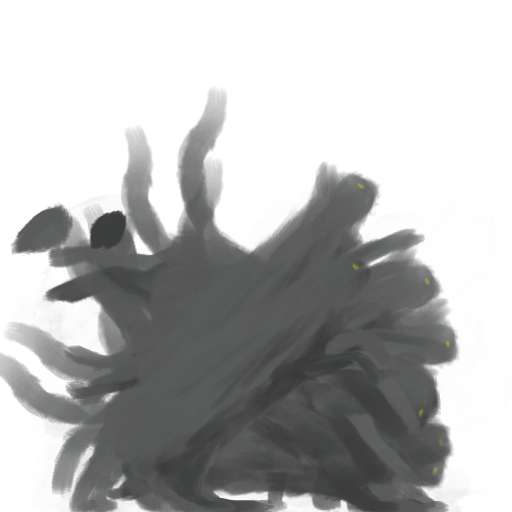
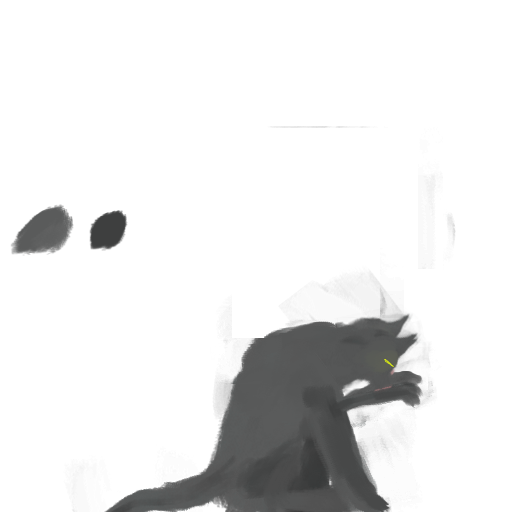
Layered file, before and after one edit (512 × 512). Changes by layer:
hid group "jump1" (1 layers) over box(0, 185, 511, 512)
hid group "jump2" (1 layers) over box(0, 121, 511, 512)
hid group "fall1" (1 layers) over box(30, 185, 511, 512)
hid group "fall2" (1 layers) over box(0, 121, 511, 512)
hid group "fall3" (1 layers) over box(0, 86, 478, 512)
hid group "land1" (1 layers) over box(0, 113, 484, 512)
hid group "land2" (1 layers) over box(0, 241, 511, 512)
hid group "walk3" (1 layers) over box(0, 183, 481, 512)
hid group "walk2" (1 layers) over box(0, 185, 481, 512)
hid group "walk1" (1 layers) over box(30, 185, 478, 512)
added group "lick1" with 1 layers above "lick2" over box(33, 86, 511, 512)
added layer "Layer 2" (13th of 15, in "lick1") in group "lick1" over box(33, 86, 511, 512)
added group "lick2" with 1 layers above "lick3" over box(33, 86, 511, 512)
added layer "Layer 2" (14th of 15, in "lick2") in group "lick2" over box(33, 86, 511, 512)
renamed "walk4" to "lick3", moved it above "Layer 3(pasted)" over box(0, 86, 511, 512)
painted on "Layer 2" (15th of 15, in "lick3") over box(0, 86, 511, 512)
